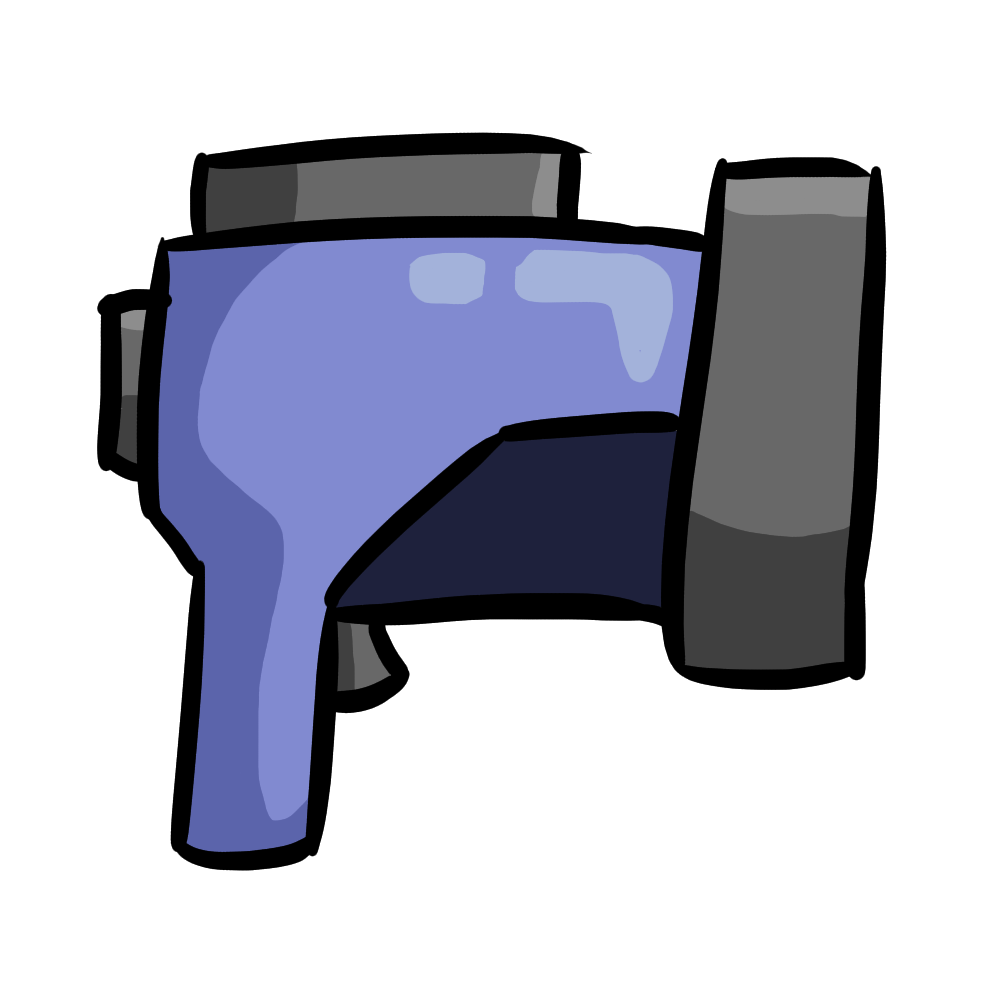
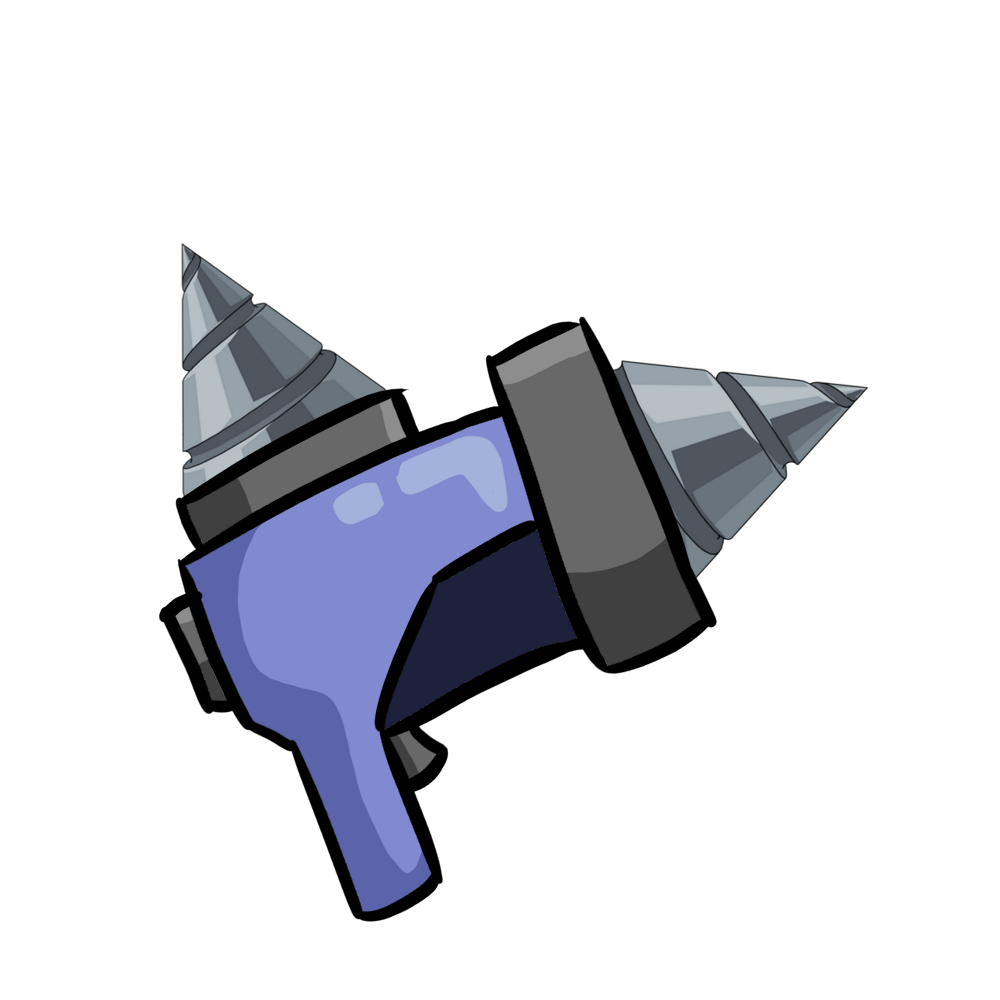
Two versions of the same layered image (w=1000, h=1000). Layer-by-layer changes:
added group "Copy of Layer 5" with 2 layers above "Copy of 0.png" over [97, 192, 887, 922]
added layer "Layer 3" (1st of 2, in "Copy of Layer 5") in group "Copy of Layer 5" over [128, 256, 768, 922]
added layer "Layer 4" (1st of 2, in "Copy of Layer 5") in group "Copy of Layer 5" over [97, 192, 887, 922]
added layer "Copy of 0.png" (2nd of 2) above "0.png" over [128, 192, 448, 512]
added layer "0.png" above "Layer 5" over [512, 320, 884, 640]
moved "Layer 3" (2nd of 2, in "Layer 5") into group "Layer 5" over [97, 132, 887, 896]
moved "Layer 4" (2nd of 2, in "Layer 5") into group "Layer 5" over [97, 132, 887, 922]
